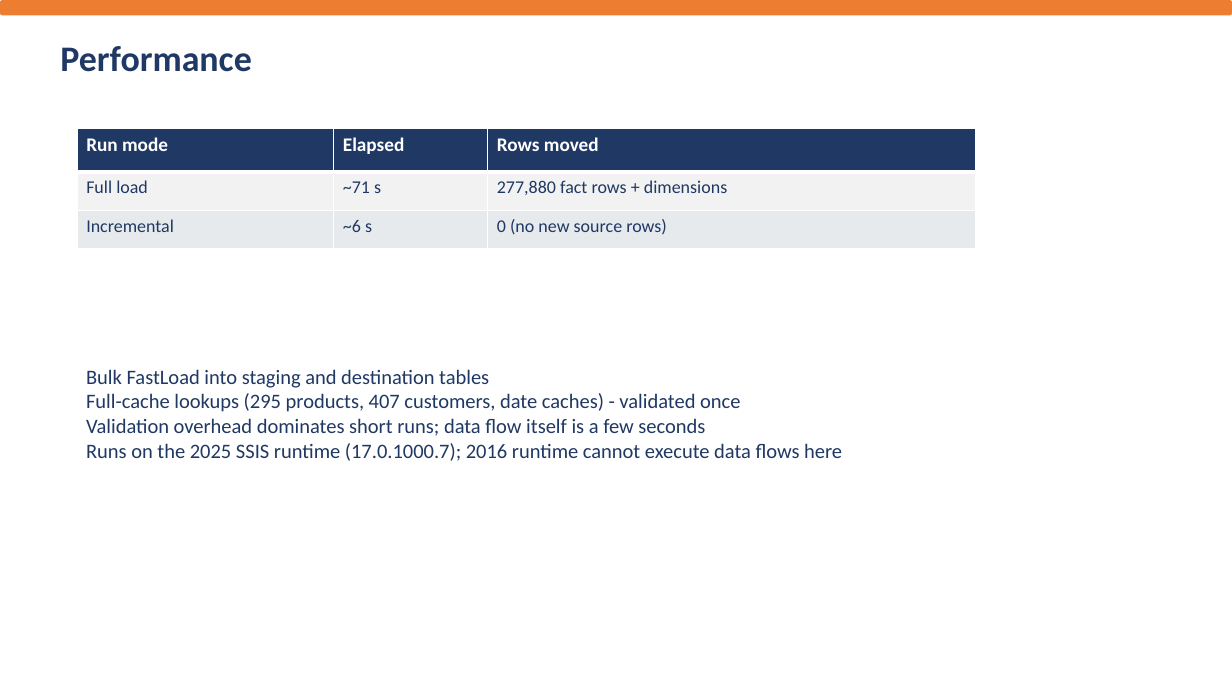
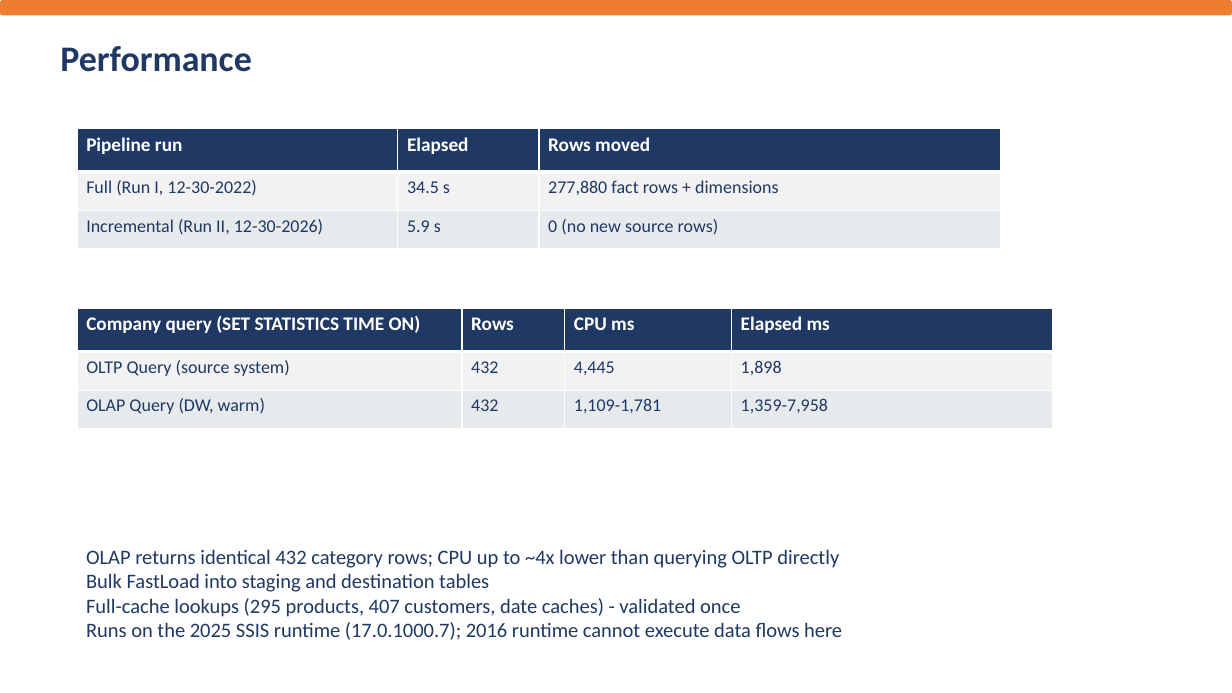
Before and after one commit to SayedGameaSayed/Ejada-Project, a slide deck: slide 10 of Docs/AdventureWorks_ETL_Presentation.pptx. Drawn at 1232x693 pixels with LibreOffice and Linux fonts; fonts in the diff are those of the drawing. Boxes give left, top, right and bottom in pixels: in the first picture for what was removed or moved away, otherwise in the second. Text is boxed around its words. In the diff, an @@ line names an element or a change of style, - is before the commit and + after.

Commit message:
Align ETL package with company spec: rename to Load DW Pipeline, CurrentJobTime window, product SCD2 + SellEndDate, Language param; add DW backup, presentation, submission zip

```diff
--- a/Docs/AdventureWorks_ETL_Presentation.pptx
+++ b/Docs/AdventureWorks_ETL_Presentation.pptx
@@ table at bbox=[77, 128, 1001, 514] @@
-row 1, column 1: Run mode
+row 1, column 1: Pipeline run
-row 2, column 1: Full load
+row 2, column 1: Full (Run I, 12-30-2022)
-row 2, column 2: ~71 s
+row 2, column 2: 34.5 s
-row 3, column 1: Incremental
+row 3, column 1: Incremental (Run II, 12-30-2026)
-row 3, column 2: ~6 s
+row 3, column 2: 5.9 s
@@ table: place and size @@
-table at bbox=[77, 128, 976, 514]
+table at bbox=[77, 128, 1001, 514]
@@ table added at bbox=[77, 308, 1053, 693], 3 rows, 4 columns @@
+Company query (SET STATISTICS TIME ON) | Rows | CPU ms | Elapsed ms
+OLTP Query (source system) | 432 | 4,445 | 1,898
+OLAP Query (DW, warm) | 432 | 1,109-1,781 | 1,359-7,958
@@ text at bbox=[86, 549, 842, 640]: text changed @@
-Bulk FastLoad into staging and destination tables
-Full-cache lookups (295 products, 407 customers, date caches) - validated once
-Validation overhead dominates short runs; data flow itself is a few seconds
-Runs on the 2025 SSIS runtime (17.0.1000.7); 2016 runtime cannot execute data flows here
+OLAP returns identical 432 category rows; CPU up to ~4x lower than querying OLTP directly
+Bulk FastLoad into staging and destination tables
+Full-cache lookups (295 products, 407 customers, date caches) - validated once
+Runs on the 2025 SSIS runtime (17.0.1000.7); 2016 runtime cannot execute data flows here
```
Also in this commit, not shown: 7 other slides changed, 7 other files.
